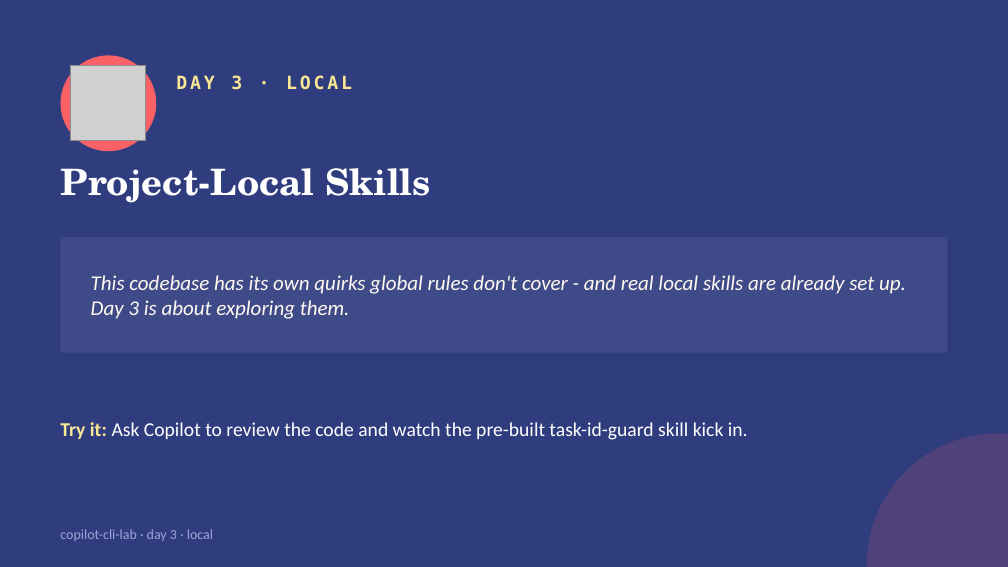
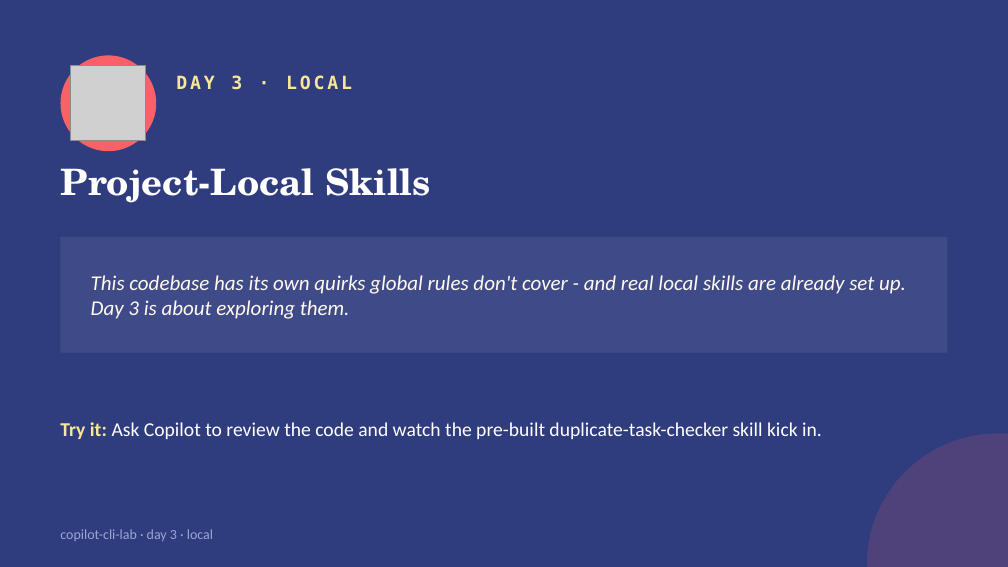
Before and after one commit to kandanai-leenutaphong-backup/copilot-cli-lab, a slide deck: slide 6 of slides/copilot-cli-lab.pptx. Drawn at 1008x567 pixels with LibreOffice and Linux fonts; fonts in the diff are those of the drawing; grey boxes stand for pictures. Boxes give left, top, right and bottom in pixels: in the first picture for what was removed or moved away, otherwise in the second. Text is boxed around its words. In the diff, an @@ line names an element or a change of style, - is before the commit and + after.

```diff
--- a/slides/copilot-cli-lab.pptx
+++ b/slides/copilot-cli-lab.pptx
@@ text at box(60, 422, 822, 439): text changed @@
-Try it: Ask Copilot to review the code and watch the pre-built task-id-guard skill kick in.
+Try it: Ask Copilot to review the code and watch the pre-built duplicate-task-checker skill kick in.
```
Also in this commit, not shown: 2 other slides changed, 11 other files.
